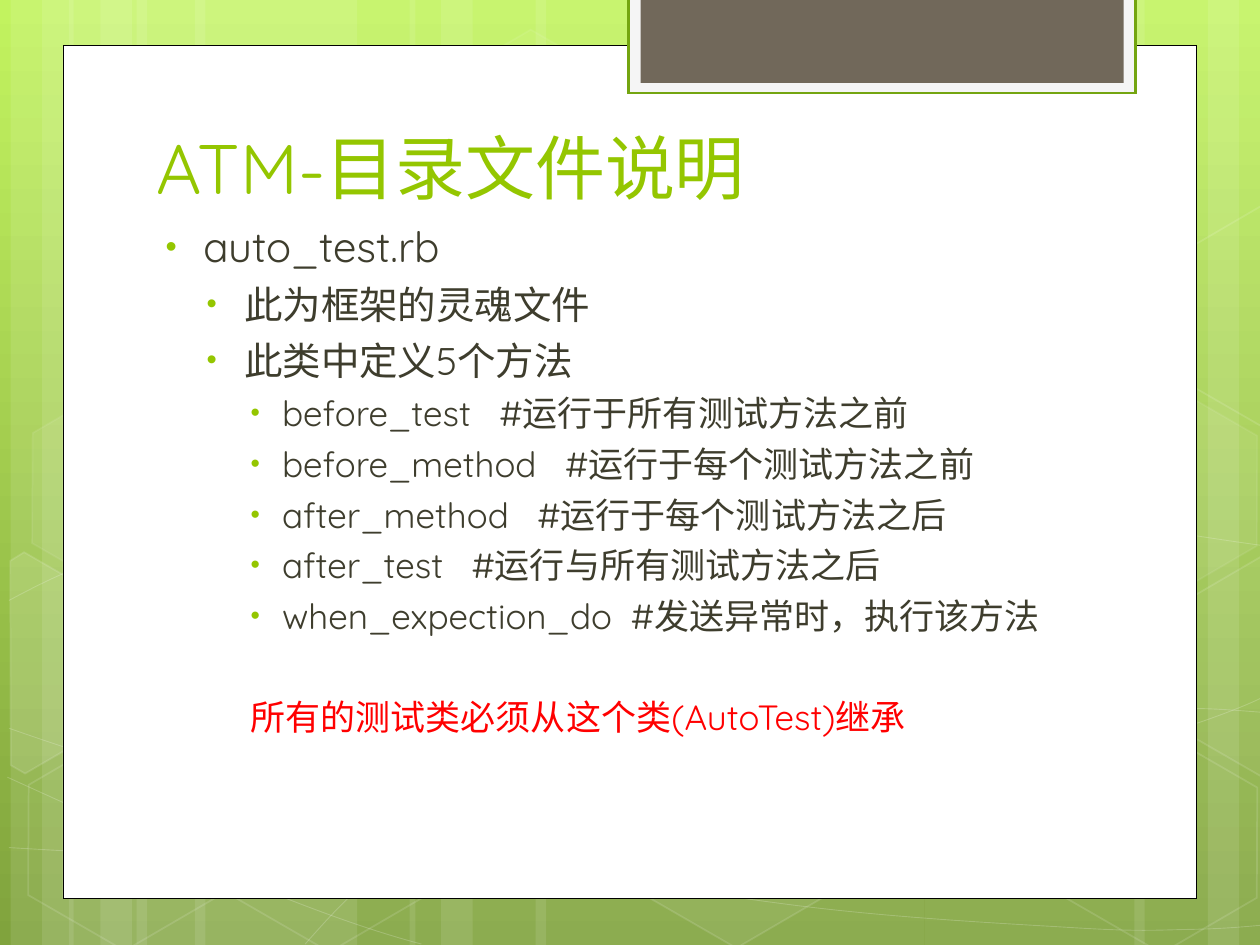
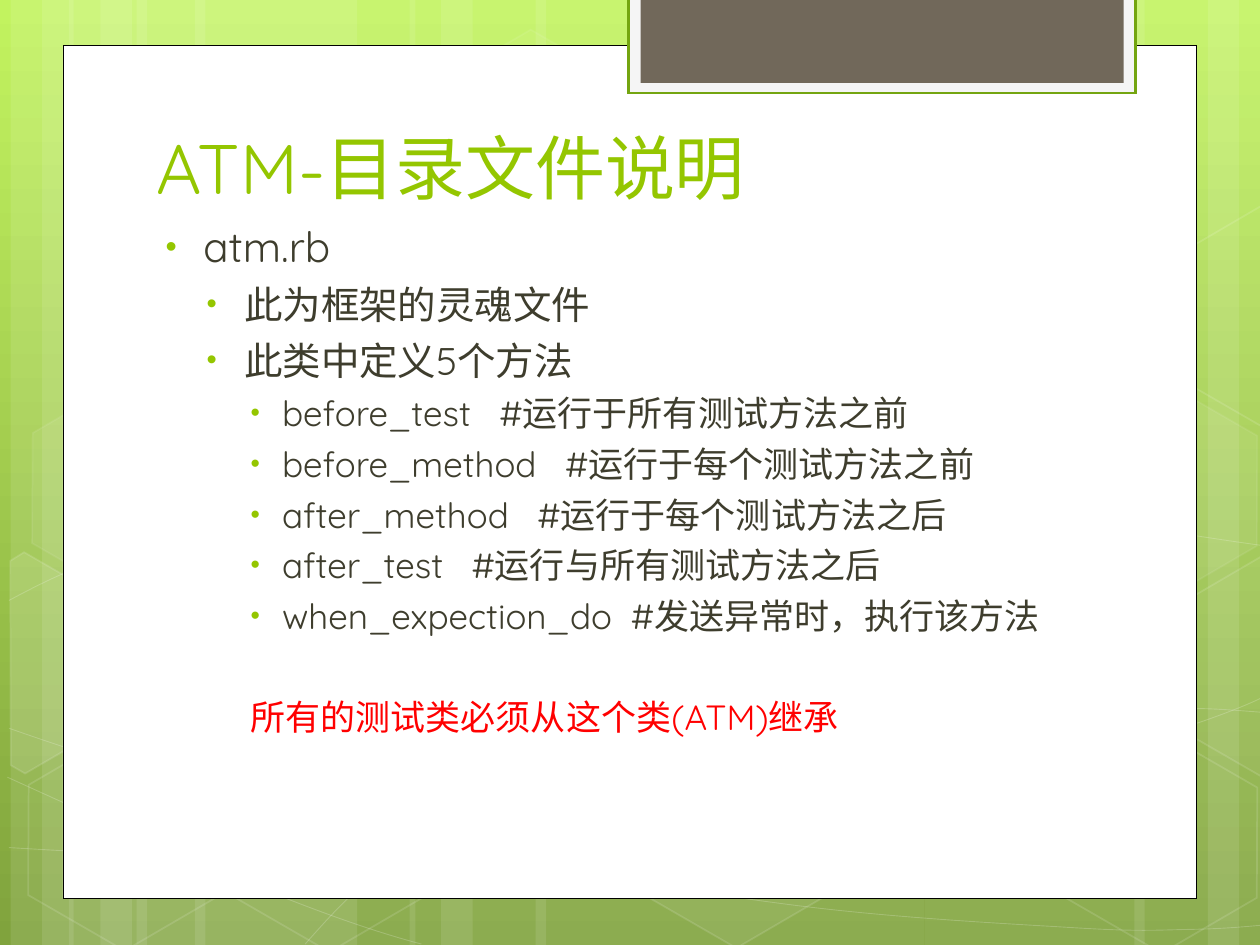
Before and after one commit to Shartul/framework-watir-webdriver, a slide deck: slide 12 of AutoTest/doc/ATM.ppt. Drawn at 1260x945 pixels with LibreOffice and Linux fonts; fonts in the diff are those of the drawing. Boxes give left, top, right and bottom in pixels: in the first picture for what was removed or moved away, otherwise in the second. Text is boxed around its words. In the diff, an @@ line names an element or a change of style, - is before the commit and + after.

```diff
--- a/AutoTest/doc/ATM.ppt
+++ b/AutoTest/doc/ATM.ppt
@@ text at [203, 231, 330, 263]: text changed @@
-• auto_test.rb
+• atm.rb
@@ text at [251, 700, 839, 737]: text changed @@
-    所有的测试类必须从这个类(AutoTest)继承
+    所有的测试类必须从这个类(ATM)继承
```
Also in this commit, not shown: 2 other slides changed, 1 slide added, 1 slide removed.
